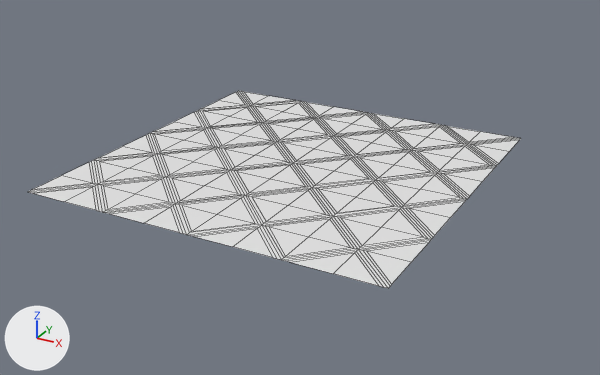
A saved change to the FBX model Assets/Artists/Thijmen/FBX/Ocean plane.fbx.
Both versions are drawn from a camera (50 mm lens) standing at (5.2, -6.48, 3.46) and looking at (1.08, 1.01, -0.28). The lights are fixed; the arrows at lower left show +X, +Y and +Z. The older version comes first. Mesh edges are drawn as thin lines. Where no turn or scale is listed for an object, it has been applied to the vertices.
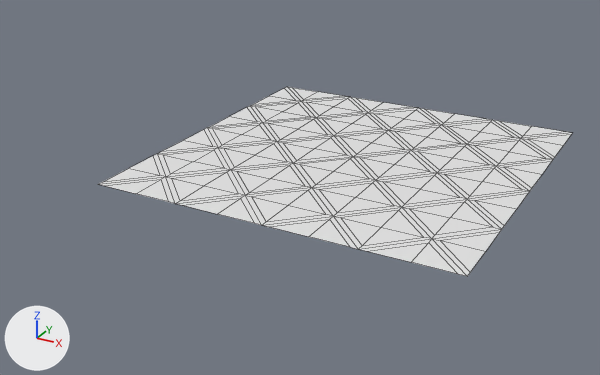
Where the change shows, as pixel boxes [x1, y1, x2, y2] in the pictures (600 x 375 px):
'Plane', reshaped, moved: before [28, 91, 521, 288]; after [99, 87, 572, 276]

The edits, one by one:
me_plane_002 is used by ob_plane; location (-0.5, -0.5, 0.0).
me_plane_002 had 369 vertices, 384 faces and spanned x -0.5..3.5, y -0.5..3.5, z 0.0.
me_plane_002 now has 225 vertices, 256 faces and spans x -0.5..3.5, y -0.5..3.5, z 0.0.
Part 1, on me_plane_002:
144 vertices are removed from x -0.5..3.5, y -0.5..3.5, z 0.0.
256 faces are deleted.
128 new faces join them.
Object 'Plane' (ob_plane) moves from (-0.5, -0.5, 0.0) to (0.0, 0.0, 0.0).
